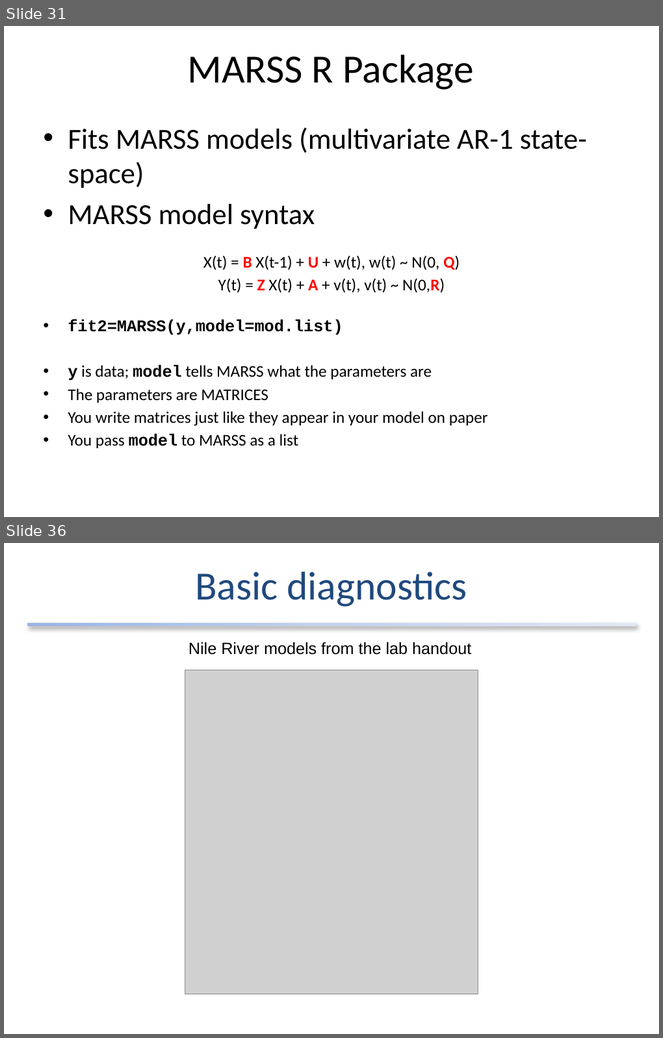
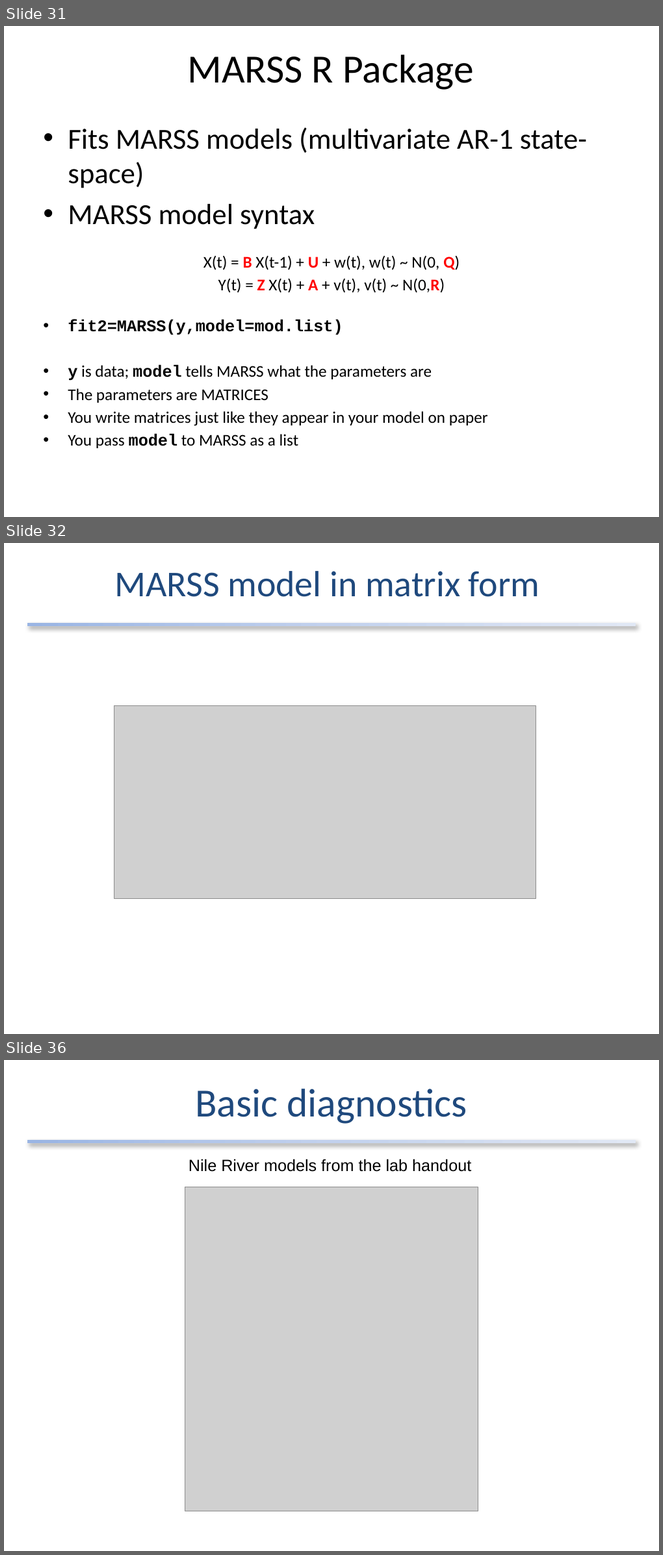
Before and after one commit to atsa-es/atsa, a slide deck: Lectures/Week 3/lec_05_uni_state_space.pptx. Shown one above the other, each under a label of ours: slides 31 and 36 before the commit, slides 31, 32 and 36 after it; the slides between them are not shown. The pictures are 663x1038 and 663x1555 pixels, drawn with LibreOffice and Linux fonts; fonts in the diff are those of the drawing; grey boxes stand for pictures. Boxes give left, top, right and bottom in pixels: in the first picture for what was removed or moved away, otherwise in the second. Text is boxed around its words. In the diff, an @@ line names an element or a change of style, - is before the commit and + after.

```diff
--- a/Lectures/Week 3/lec_05_uni_state_space.pptx
+++ b/Lectures/Week 3/lec_05_uni_state_space.pptx
@@ slide 32 added at (4,543,659,1034), background #FFFFFF @@
@@ title added at (115,571,540,597), 40 pt, text #1F497D @@
+MARSS model in matrix form
@@ rectangle added at (27,623,636,626), fill gradient #9AB5E4 to #C2D1ED to #E1E8F5 @@
@@ picture added at (114,706,536,899) @@
```
Also in this commit, not shown: 6 slides changed, 2 other slides added, 1 slide removed, 6 other files.
